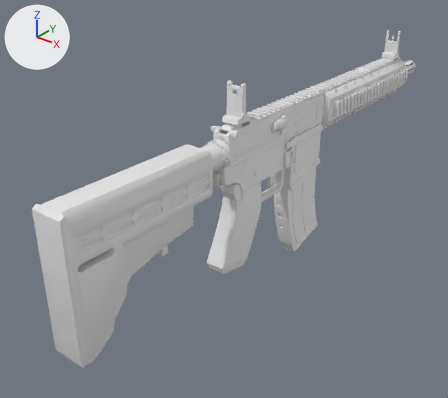
What one commit did to the glTF model models/m4/m4.glb.
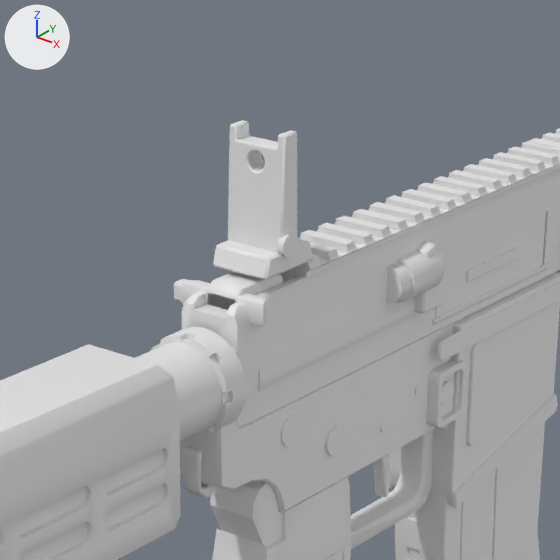
The first picture shows the older version from a camera (50 mm lens) standing at (0.408, -0.501, 0.257) and looking at (-0.052, 0.073, -0.099). The close-ups show the older and then the newer version on the part from 36% to 72% of the width and 12% to 52% of the height of that picture. Only the edits that show in the close-ups are written down. The lights are fixed; the arrows at upper left show +X, +Y and +Z. Where no turn or scale is listed for an object, it has been applied to the vertices. Vertices at exactly the same position are counted once.

Objects in the first close-up: 'base_1', 'base_10', 'base_2', 'base_28', 'base_29', 'base_31', 'base_32', 'base_33', 'grip_48', 'mag_71', 'optic_65', 'optic_66', 'optic_67', 'stock_43' and 25 more.
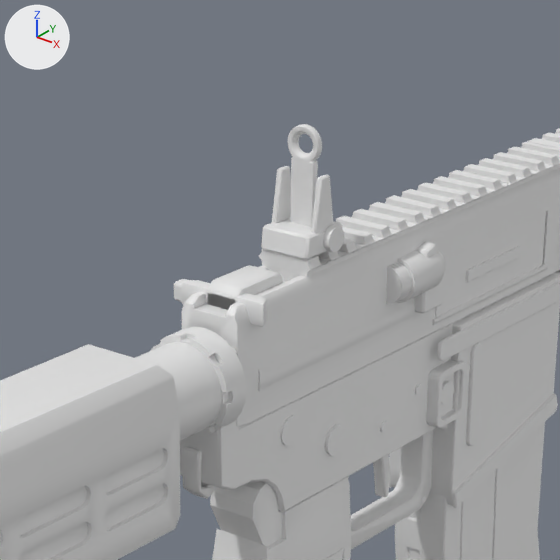
Where the newer file only moved an object's origin or applied its transform, the numbers keep the older frame.

Pixel boxes (x1, y1, x2, y2) of what changed, in the close-ups (560 x 560 px):
'optic_66', reshaped (69% narrower, 79% shorter)
    before: (228, 120, 297, 252)
    after: (323, 225, 344, 252)
'optic_65', reshaped
    before: (213, 239, 313, 280)
    after: (261, 218, 342, 260)
'optic_67', reshaped (64% wider, 300% taller)
    before: (277, 233, 298, 258)
    after: (287, 124, 322, 227)
'optic_69', reshaped (not visible before)
    after: (311, 175, 334, 234)
part 2 of me_tmp_063, deleted
    before: (228, 120, 297, 252)
part 3 of me_tmp_063, added
    after: (323, 225, 344, 252)
part 4 of me_tmp_066, added
    after: (287, 124, 322, 227)
part 5 of me_tmp_066, deleted
    before: (277, 233, 298, 258)
'mag_74', unchanged, uncovered by the edit
    before: (410, 508, 421, 520)
    after: (395, 422, 545, 560)
'mag_71', unchanged, covered by the edit
    before: (395, 422, 545, 560)

What changed in the scene script:
```text
Change me_tmp_065:
    used by ob_optic_65; location = (0.0, 0.0, 0.0)
    remove me_tmp_065.from_pydata(...)  # 24 vertices, 44 faces; spans x -0.011..0.011, y 0.0178..0.0434, z 0.0301..0.0371
    add me_tmp_065.from_pydata(...)  # 24 vertices, 44 faces; spans x -0.0095..0.0095, y 0.0411..0.0619, z 0.0301..0.0381
    me_tmp_065 part 1: 24 of 24 vertices moved; they spanned x -0.011..0.011, y 0.0178..0.0434, z 0.0301..0.0371 and now span x -0.0095..0.0095, y 0.0411..0.0619, z 0.0301..0.0381; mean shift (0.0, 0.0209, 0.0005)
Change me_tmp_063:
    used by ob_optic_66; location = (0.0, 0.0, 0.0)
    remove me_tmp_063.from_pydata(...)  # 248 vertices, 496 faces; spans x -0.011..0.011, y 0.0256..0.0346, z 0.0361..0.0746
    add me_tmp_063.from_pydata(...)  # 32 vertices, 60 faces; spans x 0.0095..0.012, y 0.0498..0.0582, z 0.0304..0.0388
    me_tmp_063 part 2: 248 vertices removed from x -0.011..0.011, y 0.0256..0.0346, z 0.0361..0.0746
    me_tmp_063 part 3: 32 vertices added at x 0.0095..0.012, y 0.0498..0.0582, z 0.0304..0.0388, forming a 16-sided cylinder along x
Change me_tmp_066:
    used by ob_optic_67; location = (0.0, 0.0, 0.0)
    remove me_tmp_066.from_pydata(...)  # 28 vertices, 52 faces; spans x 0.01..0.0125, y 0.02459..0.03259, z 0.03517..0.04297
    add me_tmp_066.from_pydata(...)  # 258 vertices, 516 faces; spans x -0.0062..0.0062, y 0.0507..0.0533, z 0.03707..0.07077
    me_tmp_066 part 4: 258 vertices added at x -0.0062..0.0062, y 0.0507..0.0533, z 0.03707..0.07077
    me_tmp_066 part 5: 28 vertices removed from x 0.01..0.0125, y 0.02459..0.03259, z 0.03517..0.04297
Change me_tmp_067:
    used by ob_optic_69; location = (0.0, 0.0, 0.0)
    remove me_tmp_067.from_pydata(...)  # 48 vertices, 92 faces; spans x -0.0105..0.0105, y 0.4264..0.4323, z 0.0371..0.0716
    add me_tmp_067.from_pydata(...)  # 24 vertices, 44 faces; spans x 0.007..0.009, y 0.0461..0.0569, z 0.0371..0.0556
    me_tmp_067 part 6: 24 vertices added at x 0.007..0.009, y 0.0461..0.0569, z 0.0371..0.0556
    other edits to the shape of me_tmp_067 do not show in these pictures
```
